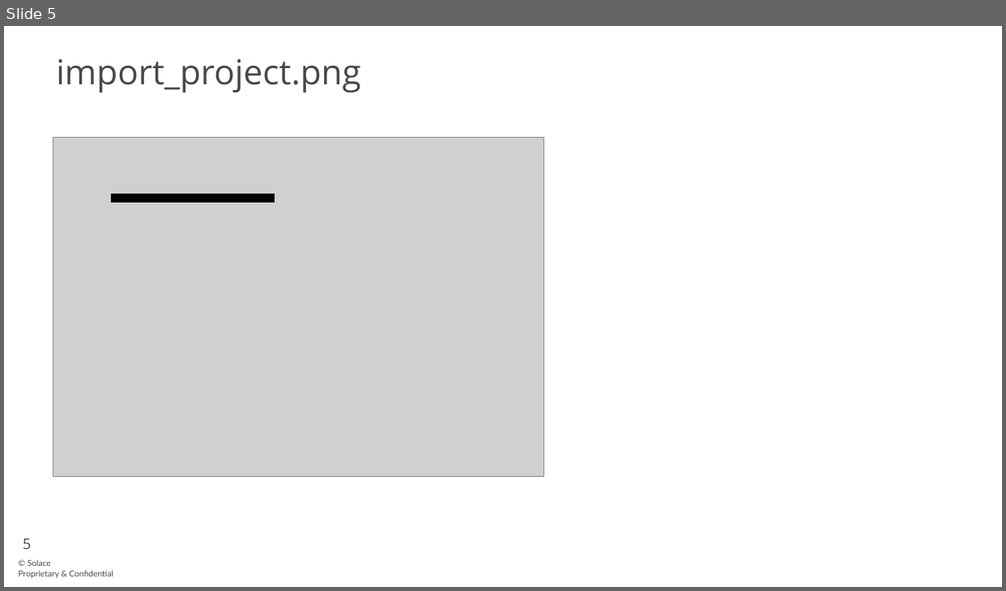
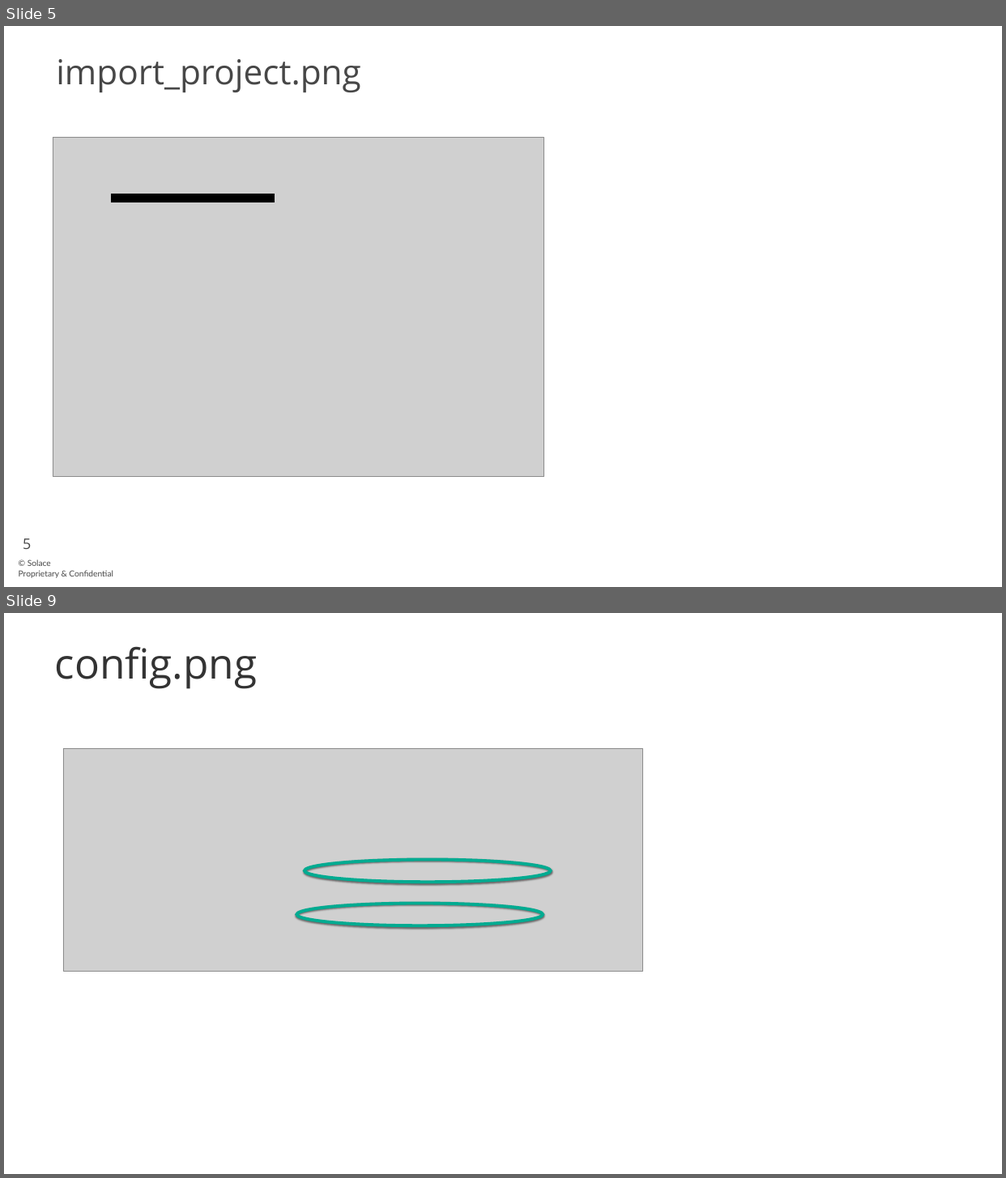
Before and after one commit to solace-iot-team/Bosch-IoT-Showcase, a slide deck: doc/images/Bosch-IoT-Showcase-picture-source.pptx. Shown one above the other, each under a label of ours: slide 5 before the commit, slides 5 and 9 after it; the slides between them are not shown. The pictures are 1006x591 and 1006x1178 pixels, drawn with LibreOffice and Linux fonts; fonts in the diff are those of the drawing; grey boxes stand for pictures; background and template pictures are left out. Boxes give left, top, right and bottom in pixels: in the first picture for what was removed or moved away, otherwise in the second. Text is boxed around its words. In the diff, an @@ line names an element or a change of style, - is before the commit and + after.

```diff
--- a/doc/images/Bosch-IoT-Showcase-picture-source.pptx
+++ b/doc/images/Bosch-IoT-Showcase-picture-source.pptx
@@ slide 9 added at [4,613,1002,1174], background #FFFFFF @@
@@ title added at [55,646,258,689], 80 pt, text #333333 @@
+config.png
@@ picture added at [63,748,642,971] @@
@@ ellipse added at [305,859,550,882], outline #00AB91 6 pt @@
@@ ellipse added at [296,903,543,926], outline #00AB91 6 pt @@
```
Also in this commit, not shown: 5 other slides added, 10 other files.
